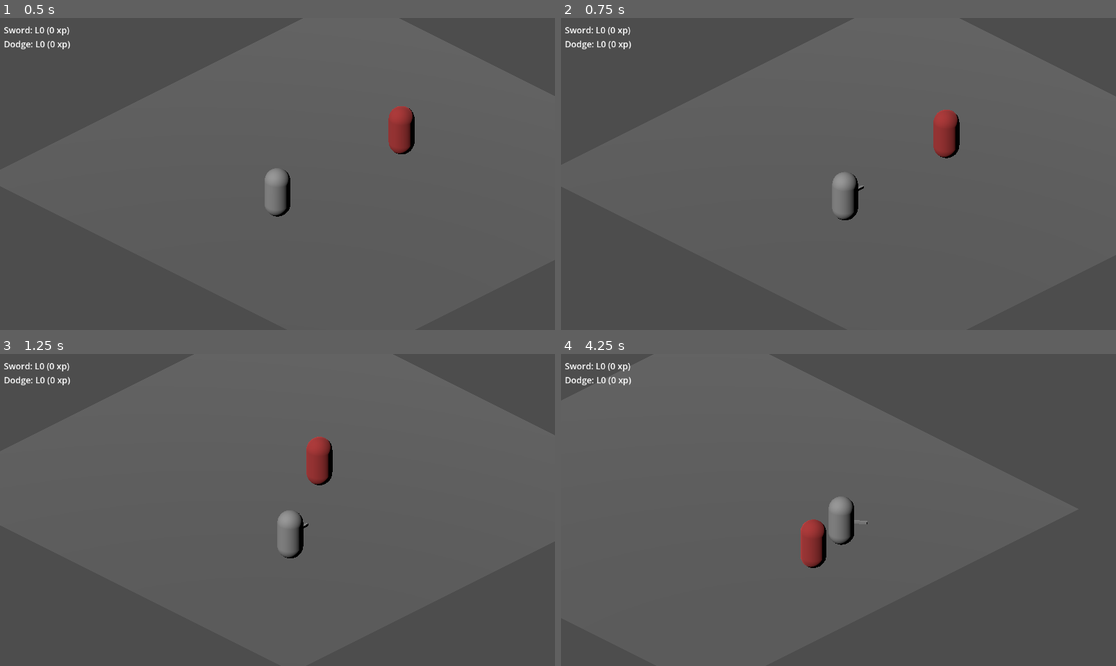
Above: before the commit, frames 1-4 (two rows, left to right).
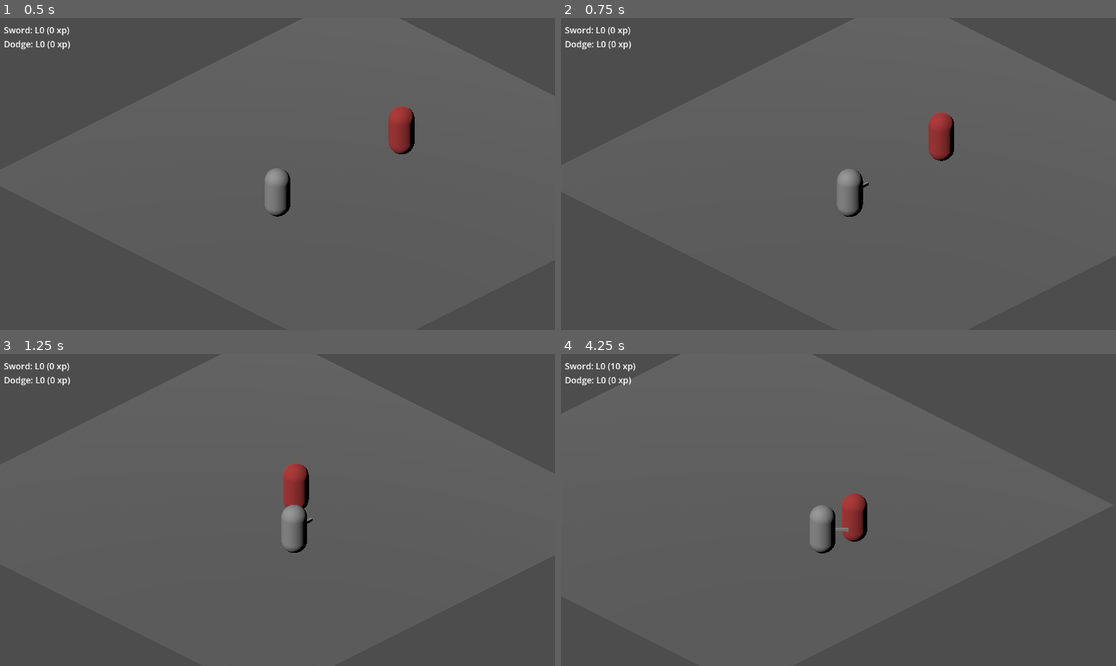
Above: after the commit, the same moments.

Repository: csonger98/ashesofasterion
Game: Godot game, scene res://scenes/test/TestRoom.tscn
Same seed, same stepped clock (60 frames per second), same inputs: the game is played once before the commit and once after it.
Inputs (mouse positions are in pixels of both pictures, inside the frame that each line leads up to):
- Up to frame 1 (0.5 s): no input
- Up to frame 2 (0.75 s): tap Enter at 0.5 s; move the mouse to (960, 158) at 0.52 s; press the mouse at (960, 158) at 0.53 s; hold D (move_right) from 0.53 s (still down)
- Up to frame 3 (1.25 s): keep holding D (move_right)
- Up to frame 4 (4.25 s): release D (move_right) at 1.25 s; release the mouse at (960, 494) at 1.25 s; drag from (727, 525) to (810, 572) at 1.27 s; move the mouse to (894, 441) at 2.02 s; hold D (move_right) 2.03-2.75 s; hold Shift 2.03-2.75 s; drag from (810, 572) to (672, 463) at 2.77 s; move the mouse to (1005, 556) at 3.52 s; hold A (move_left) from 3.53 s (still down); tap Ctrl at 3.6 s

Frame 1 is identical in both runs. In frame 2, 0.9% of the frame differs, in the area x 48-72%, y 29-65%; in frame 3, 1.6%; in frame 4, 1.8%, in the area x 8-56%, y 2-69%.

Commit message:
feat(player): camera-relative WASD (W = up-on-screen); aim rotates body independently

Diff:
--- a/scripts/actor/PlayerActor.gd
+++ b/scripts/actor/PlayerActor.gd
@@ -103,10 +103,19 @@
     var local := Vector3(x, 0.0, z)
     if local.length_squared() > 1.0:
         local = local.normalized()
-    # Player-relative movement: W moves forward (the way the player faces),
-    # D strafes right, etc. transform.basis carries the player's current Y rotation
-    # (set by look_at in _update_aim each frame), so we rotate local input into world.
-    return transform.basis * local
+    # Camera-relative movement: WASD aligns to the screen, regardless of where
+    # the player is aiming. W = up-on-screen, D = right-on-screen, etc. The
+    # player's body still rotates independently via look_at to face the cursor.
+    var cam := get_viewport().get_camera_3d()
+    if cam == null:
+        return local
+    var cam_right := cam.global_transform.basis.x
+    cam_right.y = 0.0
+    cam_right = cam_right.normalized()
+    var cam_back := cam.global_transform.basis.z
+    cam_back.y = 0.0
+    cam_back = cam_back.normalized()
+    return cam_right * local.x + cam_back * local.z
 
 func _update_aim() -> void:
     var cam := get_viewport().get_camera_3d()
